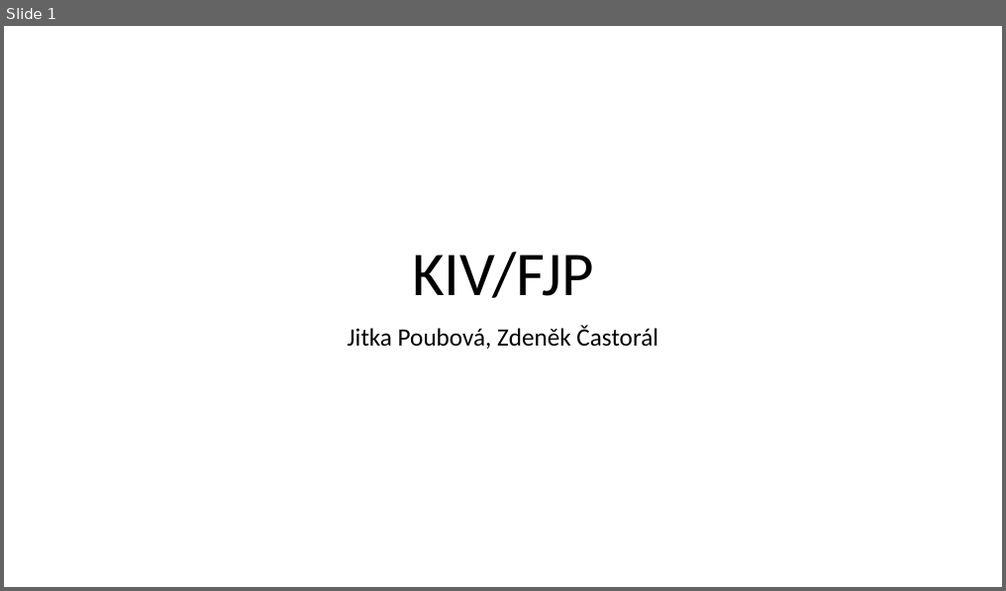
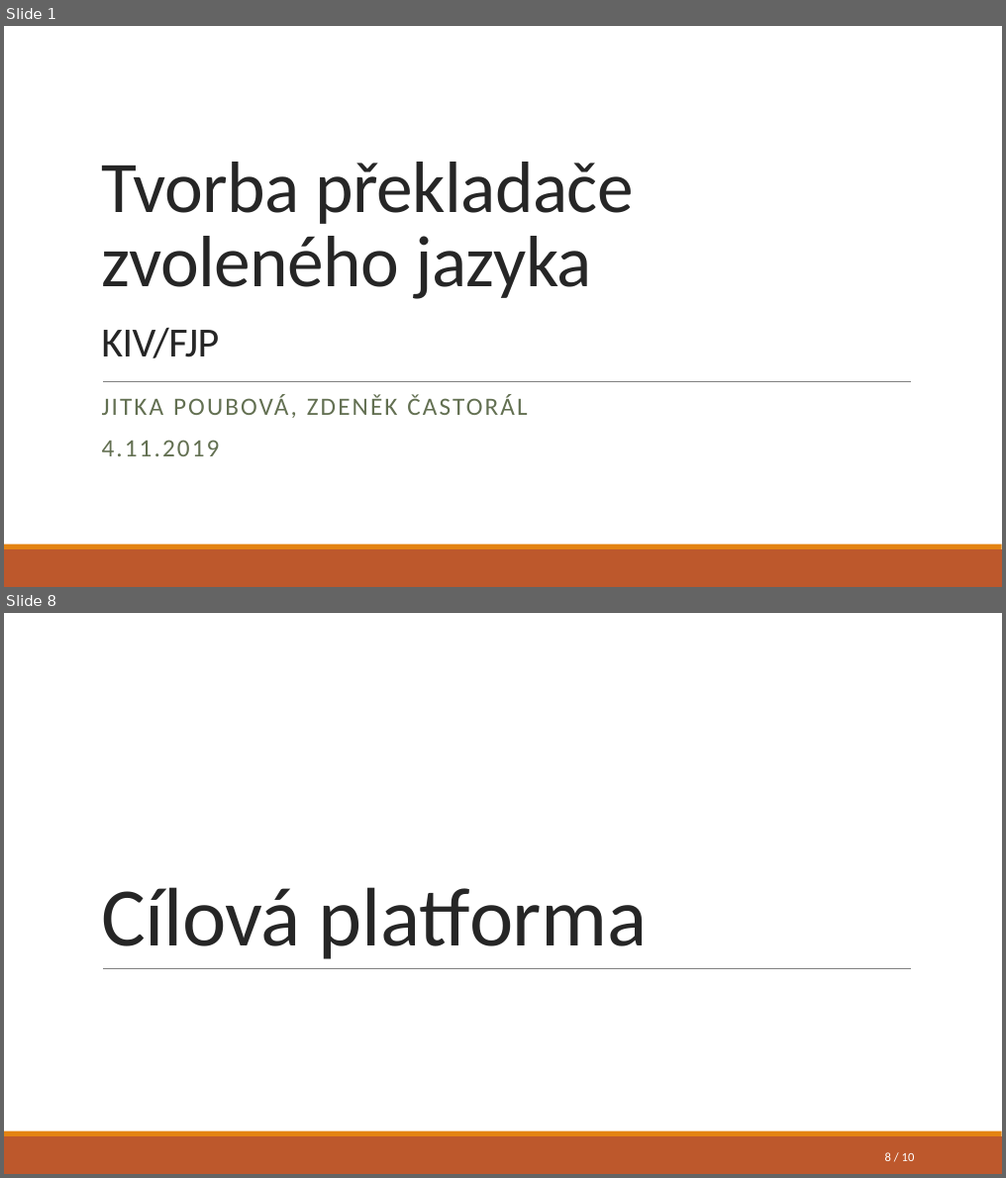
Before and after one commit to JitkaP/FJP-project, a slide deck: presentation/1 (4.11.).pptx. Shown one above the other, each under a label of ours: slide 1 before the commit, slides 1 and 8 after it; the slides between them are not shown. The pictures are 1006x591 and 1006x1178 pixels, drawn with LibreOffice and Linux fonts; fonts in the diff are those of the drawing. Boxes give left, top, right and bottom in pixels: in the first picture for what was removed or moved away, otherwise in the second. Text is boxed around its words. In the diff, an @@ line names an element or a change of style, - is before the commit and + after.

Commit message:
- updated grammar - updated presentation - final version

```diff
--- a/presentation/1 (4.11.).pptx
+++ b/presentation/1 (4.11.).pptx
@@ slide 8 added at bbox=[4, 613, 1002, 1174], background #FFFFFF; not listed: 3 template elements that a slide beside it also shows @@
@@ title added at bbox=[101, 887, 648, 959], 80 pt, text #262626 @@
+Cílová platforma
@@ page number added at bbox=[885, 1153, 915, 1161], 12 pt, text #FFFFFF @@
+8 / 10
@@ slide 1 changed as well @@
@@ title at bbox=[101, 162, 634, 359]: text changed; size 60 to 70 pt; text colour #000000 to #262626 @@
-KIV/FJP
+Tvorba překladače zvoleného jazyka
+KIV/FJP
@@ line added from (103, 381) to (912, 381), #808080 0.5 pt @@
@@ subtitle at bbox=[102, 395, 527, 457]: text changed; text colour #000000 to #637052 @@
-Jitka Poubová, Zdeněk Častorál
+JITKA POUBOVÁ, ZDENĚK ČASTORÁL
+4.11.2019
@@ rectangle added at bbox=[4, 550, 1002, 587], fill #BD582C @@
@@ rectangle added at bbox=[4, 545, 1002, 550], fill #E48312 @@
```
Also in this commit, not shown: 2 other slides changed, 7 other slides added, 1 other file.
